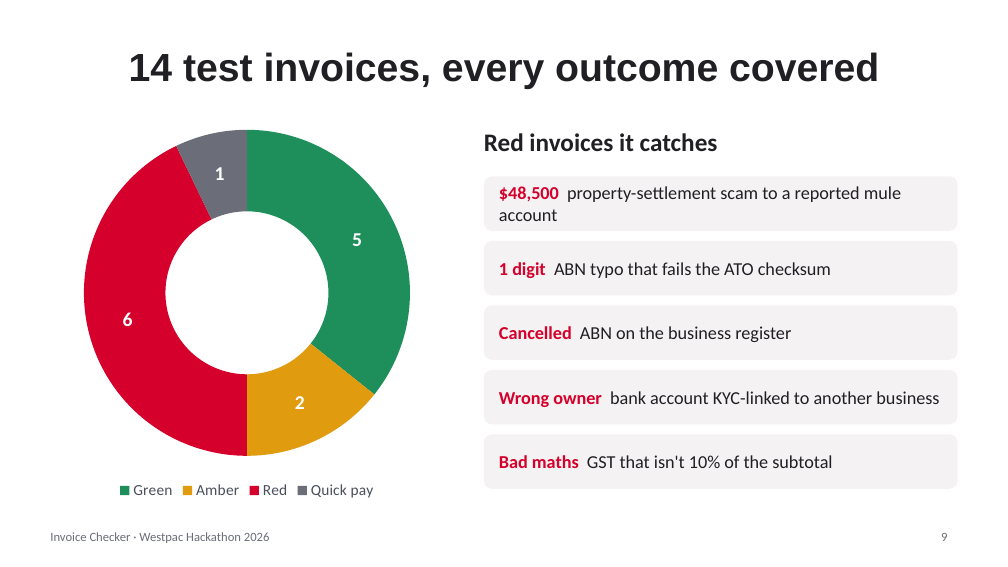
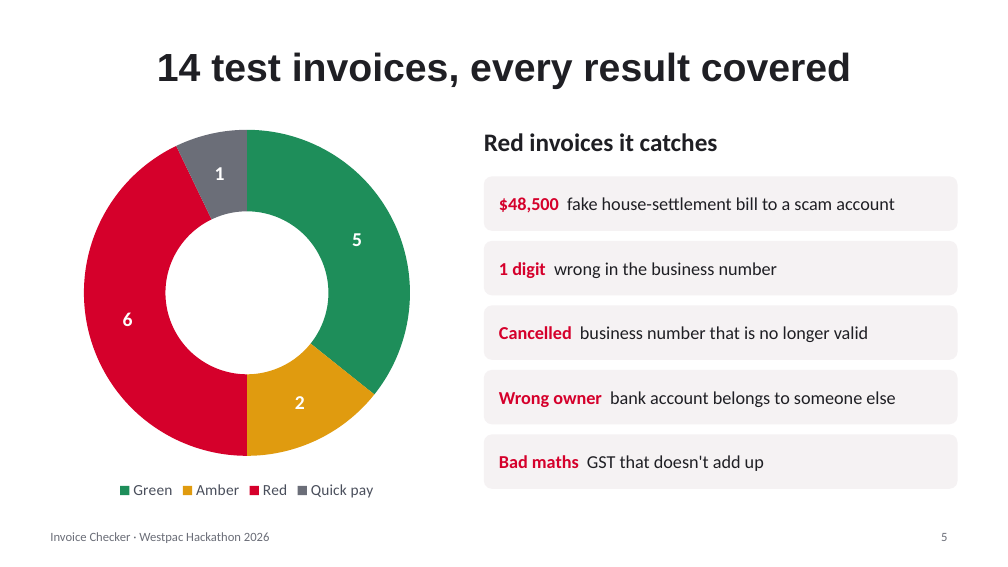
Before and after one commit to Lachlan-Barnett/Westpac-Hackathon-Invoice-Scanner-Project-2026, a slide deck: slide 5 of Invoice-Checker-Presentation.pptx (slide 9 before the commit). Drawn at 1008x567 pixels with LibreOffice and Linux fonts; fonts in the diff are those of the drawing. Boxes give left, top, right and bottom in pixels: in the first picture for what was removed or moved away, otherwise in the second. Text is boxed around its words. In the diff, an @@ line names an element or a change of style, - is before the commit and + after.

```diff
--- a/Invoice-Checker-Presentation.pptx
+++ b/Invoice-Checker-Presentation.pptx
@@ title at (x1=157, y1=52, x2=851, y2=89): text changed @@
-14 test invoices, every outcome covered
+14 test invoices, every result covered
@@ text at (x1=499, y1=197, x2=894, y2=213): text changed @@
-$48,500 property-settlement scam to a reported mule account
+$48,500 fake house-settlement bill to a scam account
@@ text at (x1=499, y1=262, x2=777, y2=278): text changed @@
-1 digit ABN typo that fails the ATO checksum
+1 digit wrong in the business number
@@ text at (x1=499, y1=326, x2=869, y2=342): text changed @@
-Cancelled ABN on the business register
+Cancelled business number that is no longer valid
@@ text at (x1=499, y1=391, x2=895, y2=407): text changed @@
-Wrong owner bank account KYC-linked to another business
+Wrong owner bank account belongs to someone else
@@ text at (x1=499, y1=455, x2=764, y2=471): text changed @@
-Bad maths GST that isn't 10% of the subtotal
+Bad maths GST that doesn't add up
```
Also in this commit, not shown: 3 other slides changed, 1 slide added, 5 slides removed.
